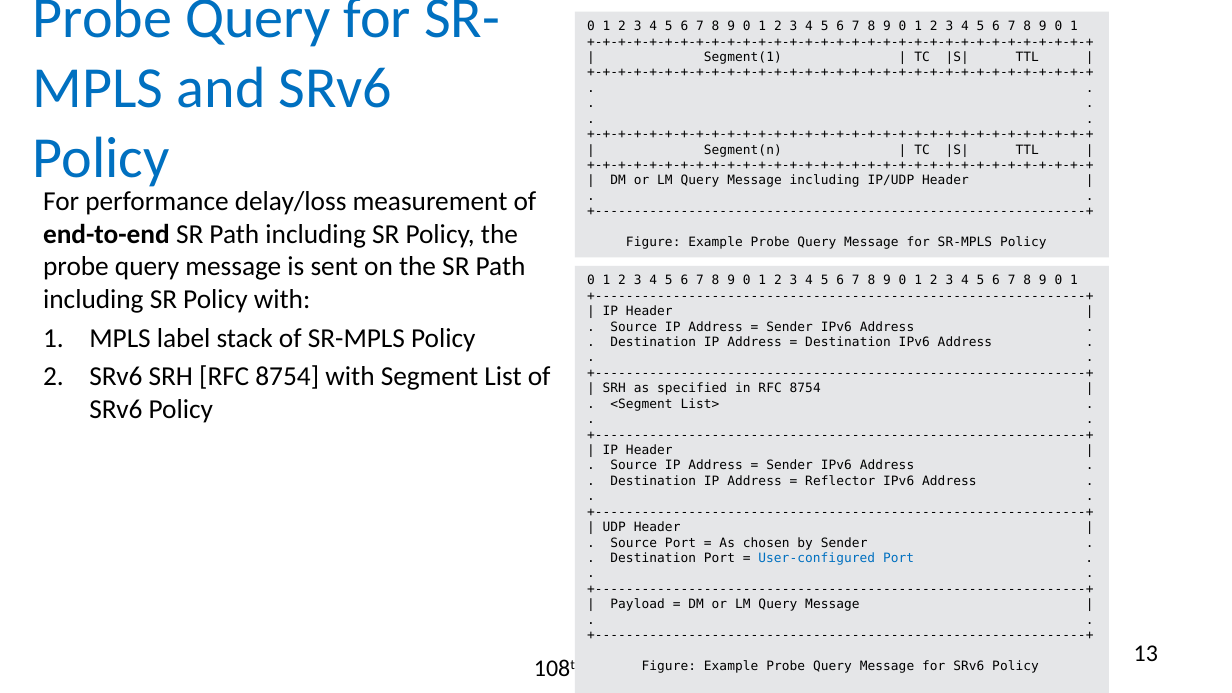
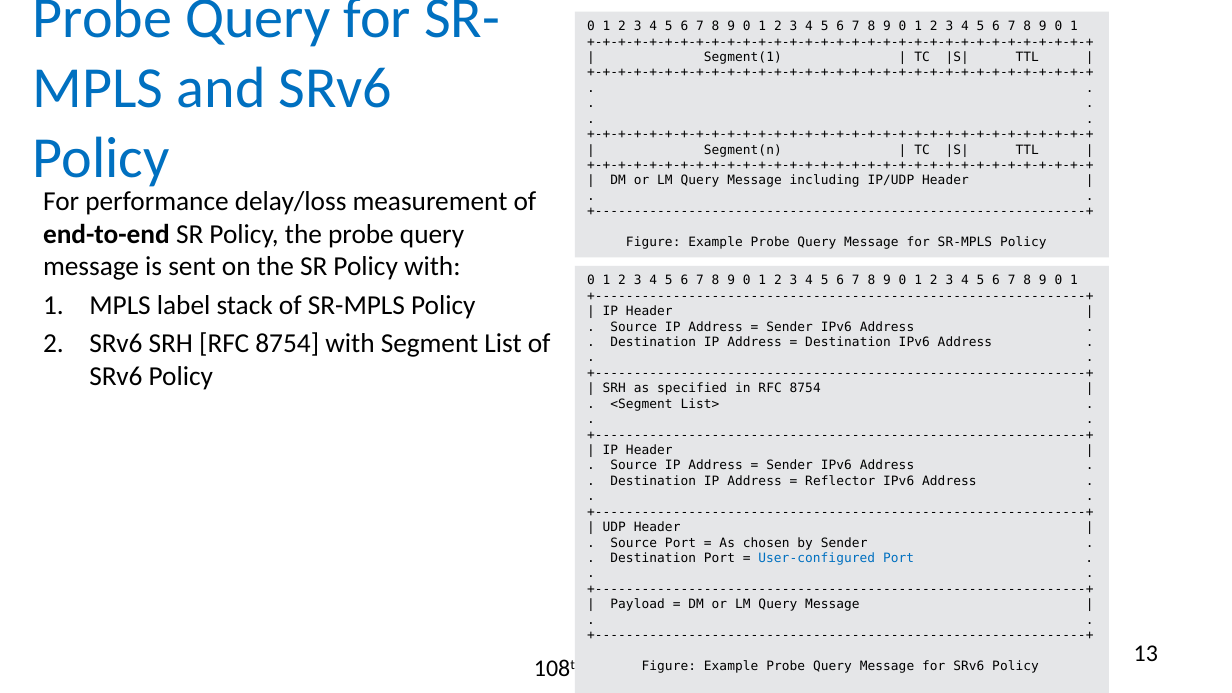
Before and after one commit to rakgandhi/ietf-slides, a slide deck: slide 13 of draft-gandhi-spring-twamp-srpm-09.pptx. Drawn at 1232x693 pixels with LibreOffice and Linux fonts; fonts in the diff are those of the drawing. Boxes give left, top, right and bottom in pixels: in the first picture for what was removed or moved away, otherwise in the second. Text is boxed around its words. In the diff, an @@ line names an element or a change of style, - is before the commit and + after.

```diff
--- a/draft-gandhi-spring-twamp-srpm-09.pptx
+++ b/draft-gandhi-spring-twamp-srpm-09.pptx
@@ text at box(43, 191, 537, 280): text changed @@
-For performance delay/loss measurement of end-to-end SR Path including SR Policy, the probe query message is sent on the SR Path including SR Policy with:
+For performance delay/loss measurement of end-to-end SR Policy, the probe query message is sent on the SR Policy with:
```
Also in this commit, not shown: 2 other slides changed, 3 other files.
